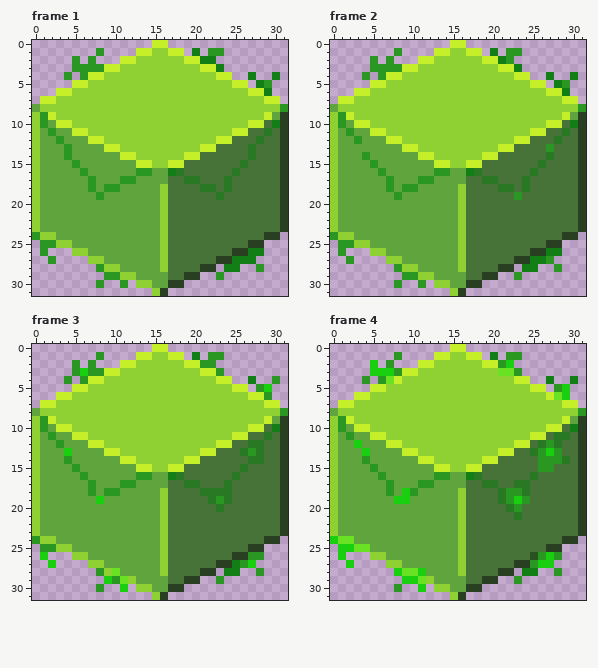
Two states of a pixel-art file, sourceicons/cubes/festivegreen/source.ase. The picture above is the old version.
32x32 pixels, 19 frames. Shown: frame 1, frame 2, frame 3, frame 4. The commit also changed other frames, which this record leaves out.
After:
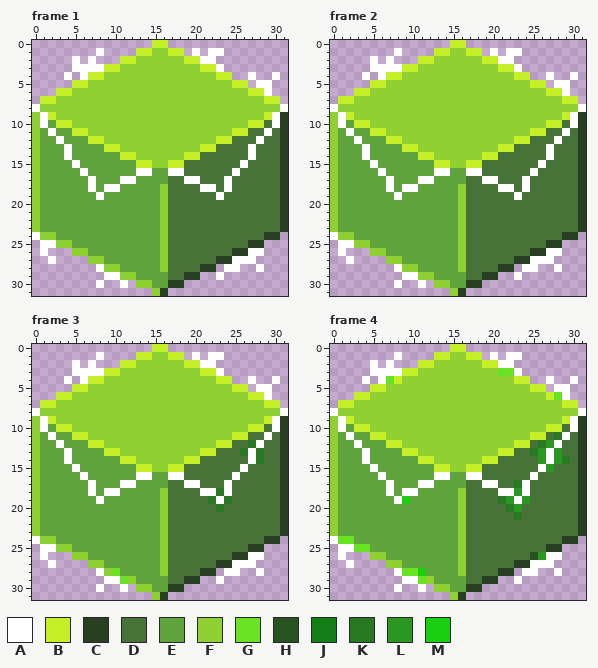
Palette (. is transparent): A #ffffff  B #c5ef29  C #293f21  D #477238  E #60a43e  F #8fd032  G #68e223  H #28521f  J #127e16  K #297924  L #299721  M #1ace10
Diff:
layer "Accents" now shown
Changed rows in their new state; - is an unchanged pixel.
Frame 1, layer "Accents":
first column x 0:
 1 --------A-----------A-AA--------
 2 -----A-A-------------AA---------
 3 -----AAAA--------------A--------
 4 ----A-A--------------------A--A-
 5 ----------------------------AA--
 6 -----------------------------A--
 8 A------------------------------A
 9 -A----------------------------A-
10 -A----------------------------A-
11 --A--------------------------A--
12 ---A------------------------A---
13 ----A----------------------A----
14 ----A----------------------A----
15 -----A--------------------A-----
16 ------A------AA--AA------A------
17 -------A---AA------AA---A-------
18 -------A-AA----------AA-A-------
19 --------A--------------A--------
first column x 0:
24 A----------------------------
25 -AA--------------------------
26 -A-------------------------AA
27 --A----------------------AAA-
28 --------A---------------AA--A
29 ---------AA------------A-----
30 --------A--A-----------------
Frame 2, layer "Accents": the same change as frame 1
Frame 3, layer "Accents": the same change as frame 1
Frame 4, layer "Accents": the same change as frame 1
